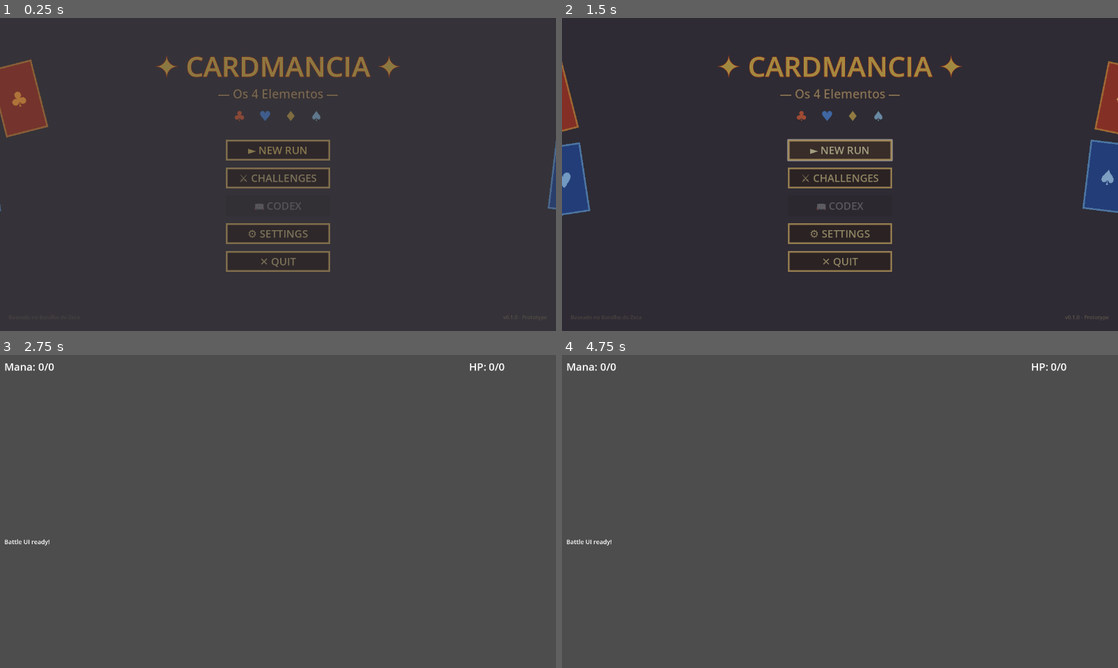
Above: before the commit, frames 1-4 (two rows, left to right).
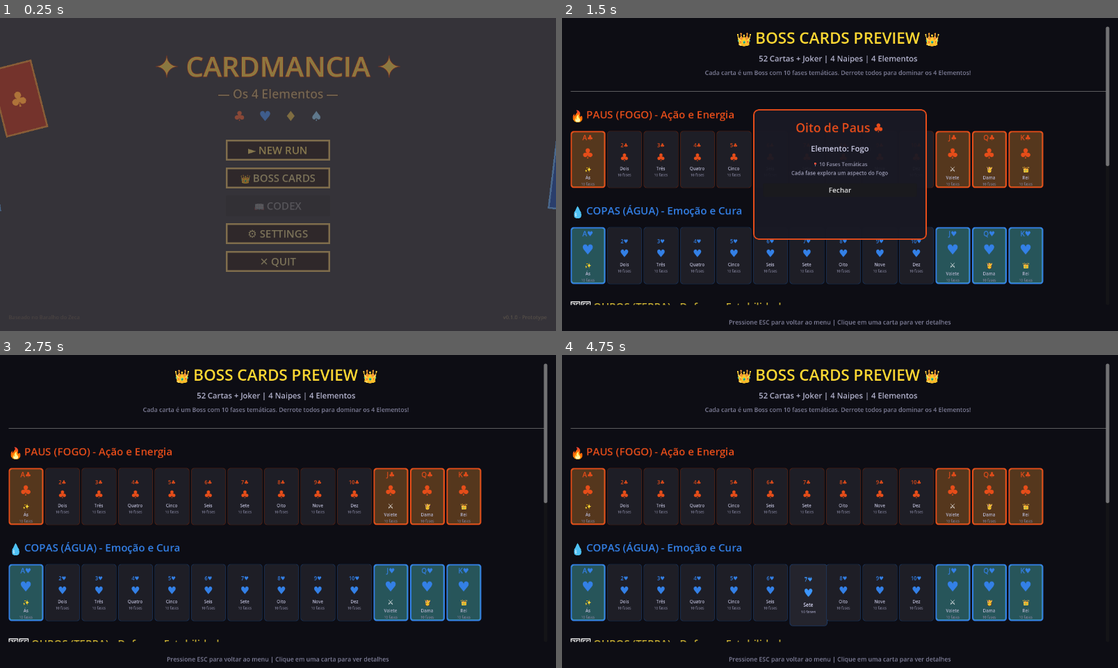
Above: after the commit, the same moments.

Repository: educorplucasmorais-svg/Cardmancia-4-elementos-CARDGAME
Game: Godot game, scene res://res/scenes/MainMenu.tscn
Same seed, same stepped clock (60 frames per second), same inputs: the game is played once before the commit and once after it.
Inputs (mouse positions are in pixels of both pictures, inside the frame that each line leads up to):
- Up to frame 1 (0.25 s): no input
- Up to frame 2 (1.5 s): click "⚔ CHALLENGES" (after the commit: "👑 BOSS CARDS") at 0.5 s; click (840, 149) at 1.25 s, where only the run before the commit has a clickable "► NEW RUN"
- Up to frame 3 (2.75 s): click (278, 527) at 2 s, where only the run after the commit has a clickable "Fechar"
- Up to frame 4 (4.75 s): tap Enter at 2.75 s; move the mouse to (962, 495) at 2.77 s; tap E at 2.85 s; click (962, 495) at 2.92 s; tap Space (ui_select) at 3.02, 4.25 s; click (840, 552) at 3.5 s, where only the run after the commit has a clickable "Fechar"; drag from (728, 527) to (812, 574) at 4.27 s

The runs differ from the first frame. In frame 1, 0.2% of the frame differs, in the area x 43-57%, y 50-53%; in frame 2, 78%; in frame 3, 99%; in frame 4, 99%, in the area x 0-100%, y 0-100%.
Error before the commit: Invalid access to property or key 'process_frame' on a base object of type 'null instance'. (res://res/game/combat/fsm/SetupState.gd:31)

Commit message:
feat: Add Boss Cards Preview with all 52 cards + Joker
- New BossCardsPreview.tscn scene showing all boss cards
- Cards organized by suit: Paus (Fire), Copas (Water), Ouros (Earth), Espadas (Air)
- Each card shows: value, suit symbol, name, phases indicator (10 phases)
- Boss cards (A, J, Q, K) highlighted with special styling and icons
- Joker as the final boss with unique purple styling
- Click on any card to see detailed popup with lore
- Hover effects with scale animation
- MainMenu "Challenges" button renamed to "Boss Cards" and links to preview
- Scroll support for viewing all 53 cards

Co-authored-by: educorplucasmorais-svg <236638709+educorplucasmorais-svg@users.noreply.github.com>

Diff:
--- /dev/null
+++ b/res/scenes/BossCardsPreview.tscn
@@ -0,0 +1,182 @@
+[gd_scene load_steps=2 format=3 uid="uid://boss_cards_preview"]
+
+[ext_resource type="Script" path="res://res/scenes/BossCardsPreviewController.gd" id="1_controller"]
+
+[node name="BossCardsPreview" type="Control"]
+layout_mode = 3
+anchors_preset = 15
+anchor_right = 1.0
+anchor_bottom = 1.0
+script = ExtResource("1_controller")
+
+[node name="Background" type="ColorRect" parent="."]
+layout_mode = 1
+anchors_preset = 15
+anchor_right = 1.0
+anchor_bottom = 1.0
+color = Color(0.05, 0.05, 0.08, 1)
+
+[node name="ScrollContainer" type="ScrollContainer" parent="."]
+layout_mode = 1
+anchors_preset = 15
+anchor_right = 1.0
+anchor_bottom = 1.0
+offset_left = 20.0
+offset_top = 20.0
+offset_right = -20.0
+offset_bottom = -60.0
+
+[node name="MainContent" type="VBoxContainer" parent="ScrollContainer"]
+layout_mode = 2
+size_flags_horizontal = 3
+theme_override_constants/separation = 30
+
+[node name="Header" type="VBoxContainer" parent="ScrollContainer/MainContent"]
+layout_mode = 2
+theme_override_constants/separation = 10
+
+[node name="Title" type="Label" parent="ScrollContainer/MainContent/Header"]
+layout_mode = 2
+text = "👑 BOSS CARDS PREVIEW 👑"
+theme_override_font_sizes/font_size = 36
+theme_override_colors/font_color = Color(1, 0.85, 0.2, 1)
+horizontal_alignment = 1
+
+[node name="Subtitle" type="Label" parent="ScrollContainer/MainContent/Header"]
+layout_mode = 2
+text = "52 Cartas + Joker | 4 Naipes | 4 Elementos"
+theme_override_font_sizes/font_size = 18
+theme_override_colors/font_color = Color(0.7, 0.7, 0.8, 1)
+horizontal_alignment = 1
+
+[node name="Description" type="Label" parent="ScrollContainer/MainContent/Header"]
+layout_mode = 2
+text = "Cada carta é um Boss com 10 fases temáticas. Derrote todos para dominar os 4 Elementos!"
+theme_override_font_sizes/font_size = 14
+theme_override_colors/font_color = Color(0.5, 0.5, 0.6, 1)
+horizontal_alignment = 1
+
+[node name="HSeparator" type="HSeparator" parent="ScrollContainer/MainContent"]
+layout_mode = 2
+
+[node name="FireSection" type="VBoxContainer" parent="ScrollContainer/MainContent"]
+layout_mode = 2
+theme_override_constants/separation = 15
+
+[node name="FireHeader" type="HBoxContainer" parent="ScrollContainer/MainContent/FireSection"]
+layout_mode = 2
+
+[node name="FireIcon" type="Label" parent="ScrollContainer/MainContent/FireSection/FireHeader"]
+layout_mode = 2
+text = "🔥"
+theme_override_font_sizes/font_size = 32
+
+[node name="FireTitle" type="Label" parent="ScrollContainer/MainContent/FireSection/FireHeader"]
+layout_mode = 2
+text = "PAUS (FOGO) - Ação e Energia"
+theme_override_font_sizes/font_size = 24
+theme_override_colors/font_color = Color(0.9, 0.3, 0.1, 1)
+
+[node name="FireCards" type="GridContainer" parent="ScrollContainer/MainContent/FireSection"]
+layout_mode = 2
+columns = 13
+
+[node name="WaterSection" type="VBoxContainer" parent="ScrollContainer/MainContent"]
+layout_mode = 2
+theme_override_constants/separation = 15
+
+[node name="WaterHeader" type="HBoxContainer" parent="ScrollContainer/MainContent/WaterSection"]
+layout_mode = 2
+
+[node name="WaterIcon" type="Label" parent="ScrollContainer/MainContent/WaterSection/WaterHeader"]
+layout_mode = 2
+text = "💧"
+theme_override_font_sizes/font_size = 32
+
+[node name="WaterTitle" type="Label" parent="ScrollContainer/MainContent/WaterSection/WaterHeader"]
+layout_mode = 2
+text = "COPAS (ÁGUA) - Emoção e Cura"
+theme_override_font_sizes/font_size = 24
+theme_override_colors/font_color = Color(0.2, 0.5, 0.9, 1)
+
+[node name="WaterCards" type="GridContainer" parent="ScrollContainer/MainContent/WaterSection"]
+layout_mode = 2
+columns = 13
+
+[node name="EarthSection" type="VBoxContainer" parent="ScrollContainer/MainContent"]
+layout_mode = 2
+theme_override_constants/separation = 15
+
+[node name="EarthHeader" type="HBoxContainer" parent="ScrollContainer/MainContent/EarthSection"]
+layout_mode = 2
+
+[node name="EarthIcon" type="Label" parent="ScrollContainer/MainContent/EarthSection/EarthHeader"]
+layout_mode = 2
+text = "⛰️"
+theme_override_font_sizes/font_size = 32
+
+[node name="EarthTitle" type="Label" parent="ScrollContainer/MainContent/EarthSection/EarthHeader"]
+layout_mode = 2
+text = "OUROS (TERRA) - Defesa e Estabilidade"
+theme_override_font_sizes/font_size = 24
+theme_override_colors/font_color = Color(0.8, 0.7, 0.2, 1)
+
+[node name="EarthCards" type="GridContainer" parent="ScrollContainer/MainContent/EarthSection"]
+layout_mode = 2
+columns = 13
+
+[node name="AirSection" type="VBoxContainer" parent="ScrollContainer/MainContent"]
+layout_mode = 2
+theme_override_constants/separation = 15
+
+[node name="AirHeader" type="HBoxContainer" parent="ScrollContainer/MainContent/AirSection"]
+layout_mode = 2
+
+[node name="AirIcon" type="Label" parent="ScrollContainer/MainContent/AirSection/AirHeader"]
+layout_mode = 2
+text = "💨"
+theme_override_font_sizes/font_size = 32
+
+[node name="AirTitle" type="Label" parent="ScrollContainer/MainContent/AirSection/AirHeader"]
+layout_mode = 2
+text = "ESPADAS (AR) - Intelecto e Estratégia"
+theme_override_font_sizes/font_size = 24
+theme_override_colors/font_color = Color(0.4, 0.8, 0.9, 1)
+
+[node name="AirCards" type="GridContainer" parent="ScrollContainer/MainContent/AirSection"]
+layout_mode = 2
+columns = 13
+
+[node name="JokerSection" type="VBoxContainer" parent="ScrollContainer/MainContent"]
+layout_mode = 2
+theme_override_constants/separation = 15
+
+[node name="JokerHeader" type="HBoxContainer" parent="ScrollContainer/MainContent/JokerSection"]
+layout_mode = 2
+
+[node name="JokerIcon" type="Label" parent="ScrollContainer/MainContent/JokerSection/JokerHeader"]
+layout_mode = 2
+text = "🃏"
+theme_override_font_sizes/font_size = 32
+
+[node name="JokerTitle" type="Label" parent="ScrollContainer/MainContent/JokerSection/JokerHeader"]
+layout_mode = 2
+text = "JOKER - O Coringa do Destino"
+theme_override_font_sizes/font_size = 24
+theme_override_colors/font_color = Color(0.9, 0.2, 0.9, 1)
+
+[node name="JokerCards" type="HBoxContainer" parent="ScrollContainer/MainContent/JokerSection"]
+layout_mode = 2
+
+[node name="Footer" type="Label" parent="."]
+layout_mode = 1
+anchors_preset = 12
+anchor_top = 1.0
+anchor_right = 1.0
+anchor_bottom = 1.0
+offset_top = -40.0
+text = "Pressione ESC para voltar ao menu | Clique em uma carta para ver detalhes"
+theme_override_font_sizes/font_size = 14
+theme_override_colors/font_color = Color(0.5, 0.5, 0.6, 1)
+horizontal_alignment = 1
+vertical_alignment = 1
--- /dev/null
+++ b/res/scenes/BossCardsPreviewController.gd
@@ -0,0 +1,321 @@
+# res://res/scenes/BossCardsPreviewController.gd
+# Controller para preview das cartas Boss
+# Mostra todas as 52 cartas + Joker organizadas por naipe
+
+extends Control
+
+# ============ CONSTANTS ============
+const CARD_VALUES: Array = ["A", "2", "3", "4", "5", "6", "7", "8", "9", "10", "J", "Q", "K"]
+const CARD_NAMES: Array = ["Ás", "Dois", "Três", "Quatro", "Cinco", "Seis", "Sete", "Oito", "Nove", "Dez", "Valete", "Dama", "Rei"]
+
+# Naipes e seus elementos
+const SUITS: Dictionary = {
+	"clubs": {
+		"name": "Paus",
+		"element": "Fogo",
+		"symbol": "♣",
+		"color": Color(0.9, 0.3, 0.1, 1),  # Vermelho fogo
+		"bg_color": Color(0.9, 0.3, 0.1, 0.15)
+	},
+	"hearts": {
+		"name": "Copas",
+		"element": "Água",
+		"symbol": "♥",
+		"color": Color(0.2, 0.5, 0.9, 1),  # Azul água
+		"bg_color": Color(0.2, 0.5, 0.9, 0.15)
+	},
+	"diamonds": {
+		"name": "Ouros",
+		"element": "Terra",
+		"symbol": "♦",
+		"color": Color(0.8, 0.7, 0.2, 1),  # Dourado terra
+		"bg_color": Color(0.8, 0.7, 0.2, 0.15)
+	},
+	"spades": {
+		"name": "Espadas",
+		"element": "Ar",
+		"symbol": "♠",
+		"color": Color(0.4, 0.8, 0.9, 1),  # Ciano ar
+		"bg_color": Color(0.4, 0.8, 0.9, 0.15)
+	}
+}
+
+# Boss card descriptions (figuras e ás)
+const BOSS_LORE: Dictionary = {
+	"A": "O Início - Poder primordial do elemento",
+	"J": "O Guardião - Protetor do reino elemental",
+	"Q": "A Soberana - Mestre da magia elemental",
+	"K": "O Rei Supremo - Dominador absoluto do elemento"
+}
+
+# ============ NODE REFERENCES ============
+@onready var fire_cards: GridContainer = $ScrollContainer/MainContent/FireSection/FireCards
+@onready var water_cards: GridContainer = $ScrollContainer/MainContent/WaterSection/WaterCards
+@onready var earth_cards: GridContainer = $ScrollContainer/MainContent/EarthSection/EarthCards
+@onready var air_cards: GridContainer = $ScrollContainer/MainContent/AirSection/AirCards
+@onready var joker_cards: HBoxContainer = $ScrollContainer/MainContent/JokerSection/JokerCards
+
+var selected_card: Control = null
+
+func _ready() -> void:
+	_generate_all_cards()
+	print("[BossCardsPreview] Preview loaded with 53 cards!")
+
+func _generate_all_cards() -> void:
+	# Generate cards for each suit
+	_generate_suit_cards("clubs", fire_cards)
+	_generate_suit_cards("hearts", water_cards)
+	_generate_suit_cards("diamonds", earth_cards)
+	_generate_suit_cards("spades", air_cards)
+
+	# Generate Joker
+	_generate_joker()
+
+func _generate_suit_cards(suit_key: String, container: GridContainer) -> void:
+	var suit_data: Dictionary = SUITS[suit_key]
+
+	for i in range(13):
+		var card_value: String = CARD_VALUES[i]
+		var card_name: String = CARD_NAMES[i]
+		var is_boss: bool = card_value in ["A", "J", "Q", "K"]
+
+		var card_panel: PanelContainer = _create_card_visual(
+			card_value,
+			card_name,
+			suit_data,
+			is_boss,
+			i + 1  # Card number 1-13
+		)
+		container.add_child(card_panel)
+
+func _create_card_visual(value: String, name: String, suit_data: Dictionary, is_boss: bool, number: int) -> PanelContainer:
+	var panel: PanelContainer = PanelContainer.new()
+	panel.custom_minimum_size = Vector2(80, 110)
+
+	# Style based on boss status
+	var style: StyleBoxFlat = StyleBoxFlat.new()
+	if is_boss:
+		style.bg_color = suit_data.bg_color * 2  # Brighter for bosses
+		style.border_color = suit_data.color
+		style.border_width_left = 3
+		style.border_width_top = 3
+		style.border_width_right = 3
+		style.border_width_bottom = 3
+	else:
+		style.bg_color = Color(0.12, 0.12, 0.15, 1)
+		style.border_color = suit_data.color * 0.6
+		style.border_width_left = 1
+		style.border_width_top = 1
+		style.border_width_right = 1
+		style.border_width_bottom = 1
+
+	style.corner_radius_top_left = 6
+	style.corner_radius_top_right = 6
+	style.corner_radius_bottom_right = 6
+	style.corner_radius_bottom_left = 6
+	panel.add_theme_stylebox_override("panel", style)
+
+	# Content container
+	var vbox: VBoxContainer = VBoxContainer.new()
+	vbox.alignment = BoxContainer.ALIGNMENT_CENTER
+	vbox.add_theme_constant_override("separation", 2)
+	panel.add_child(vbox)
+
+	# Top row: Value + Suit symbol
+	var top_label: Label = Label.new()
+	top_label.text = value + suit_data.symbol
+	top_label.add_theme_font_size_override("font_size", 16 if is_boss else 12)
+	top_label.add_theme_color_override("font_color", suit_data.color)
+	top_label.horizontal_alignment = HORIZONTAL_ALIGNMENT_CENTER
+	vbox.add_child(top_label)
+
+	# Center: Large suit symbol
+	var center_label: Label = Label.new()
+	center_label.text = suit_data.symbol
+	center_label.add_theme_font_size_override("font_size", 32 if is_boss else 24)
+	center_label.add_theme_color_override("font_color", suit_data.color)
+	center_label.horizontal_alignment = HORIZONTAL_ALIGNMENT_CENTER
+	vbox.add_child(center_label)
+
+	# Boss crown indicator
+	if is_boss:
+		var crown_label: Label = Label.new()
+		crown_label.text = "👑" if value == "K" else ("👸" if value == "Q" else ("⚔️" if value == "J" else "✨"))
+		crown_label.add_theme_font_size_override("font_size", 16)
+		crown_label.horizontal_alignment = HORIZONTAL_ALIGNMENT_CENTER
+		vbox.add_child(crown_label)
+
+	# Card name
+	var name_label: Label = Label.new()
+	name_label.text = name
+	name_label.add_theme_font_size_override("font_size", 10)
+	name_label.add_theme_color_override("font_color", Color(0.7, 0.7, 0.8, 1))
+	name_label.horizontal_alignment = HORIZONTAL_ALIGNMENT_CENTER
+	vbox.add_child(name_label)
+
+	# Phases indicator
+	var phases_label: Label = Label.new()
+	phases_label.text = "10 fases"
+	phases_label.add_theme_font_size_override("font_size", 8)
+	phases_label.add_theme_color_override("font_color", Color(0.5, 0.5, 0.6, 1))
+	phases_label.horizontal_alignment = HORIZONTAL_ALIGNMENT_CENTER
+	vbox.add_child(phases_label)
+
+	# Make interactive
+	panel.mouse_filter = Control.MOUSE_FILTER_STOP
+	panel.gui_input.connect(_on_card_clicked.bind(panel, value, name, suit_data, is_boss))
+
+	# Hover effect
+	panel.mouse_entered.connect(_on_card_hover.bind(panel, true))
+	panel.mouse_exited.connect(_on_card_hover.bind(panel, false))
+
+	return panel
+
+func _generate_joker() -> void:
+	var joker_panel: PanelContainer = PanelContainer.new()
+	joker_panel.custom_minimum_size = Vector2(120, 160)
+
+	var style: StyleBoxFlat = StyleBoxFlat.new()
+	style.bg_color = Color(0.4, 0.1, 0.4, 0.5)
+	style.border_color = Color(0.9, 0.2, 0.9, 1)
+	style.border_width_left = 4
+	style.border_width_top = 4
+	style.border_width_right = 4
+	style.border_width_bottom = 4
+	style.corner_radius_top_left = 8
+	style.corner_radius_top_right = 8
+	style.corner_radius_bottom_right = 8
+	style.corner_radius_bottom_left = 8
+	joker_panel.add_theme_stylebox_override("panel", style)
+
+	var vbox: VBoxContainer = VBoxContainer.new()
+	vbox.alignment = BoxContainer.ALIGNMENT_CENTER
+	vbox.add_theme_constant_override("separation", 5)
+	joker_panel.add_child(vbox)
+
+	var icon: Label = Label.new()
+	icon.text = "🃏"
+	icon.add_theme_font_size_override("font_size", 48)
+	icon.horizontal_alignment = HORIZONTAL_ALIGNMENT_CENTER
+	vbox.add_child(icon)
+
+	var title: Label = Label.new()
+	title.text = "JOKER"
+	title.add_theme_font_size_override("font_size", 20)
+	title.add_theme_color_override("font_color", Color(0.9, 0.2, 0.9, 1))
+	title.horizontal_alignment = HORIZONTAL_ALIGNMENT_CENTER
+	vbox.add_child(title)
+
+	var desc: Label = Label.new()
+	desc.text = "O Coringa\nBoss Final"
+	desc.add_theme_font_size_override("font_size", 12)
+	desc.add_theme_color_override("font_color", Color(0.7, 0.7, 0.8, 1))
+	desc.horizontal_alignment = HORIZONTAL_ALIGNMENT_CENTER
+	vbox.add_child(desc)
+
+	var phases: Label = Label.new()
+	phases.text = "10 fases épicas"
+	phases.add_theme_font_size_override("font_size", 10)
+	phases.add_theme_color_override("font_color", Color(0.5, 0.5, 0.6, 1))
+	phases.horizontal_alignment = HORIZONTAL_ALIGNMENT_CENTER
+	vbox.add_child(phases)
+
+	joker_cards.add_child(joker_panel)
+
+	# Add spacing panels to center the joker
+	var spacer1: Control = Control.new()
+	spacer1.size_flags_horizontal = Control.SIZE_EXPAND_FILL
+	joker_cards.add_child(spacer1)
+	joker_cards.move_child(spacer1, 0)
+
+	var spacer2: Control = Control.new()
+	spacer2.size_flags_horizontal = Control.SIZE_EXPAND_FILL
+	joker_cards.add_child(spacer2)
+
+func _on_card_hover(panel: PanelContainer, hovering: bool) -> void:
+	var tween: Tween = create_tween()
+	if hovering:
+		tween.tween_property(panel, "scale", Vector2(1.1, 1.1), 0.15)
+		tween.parallel().tween_property(panel, "modulate", Color(1.2, 1.2, 1.2, 1), 0.15)
+	else:
+		tween.tween_property(panel, "scale", Vector2(1.0, 1.0), 0.15)
+		tween.parallel().tween_property(panel, "modulate", Color(1.0, 1.0, 1.0, 1), 0.15)
+
+func _on_card_clicked(event: InputEvent, panel: PanelContainer, value: String, name: String, suit_data: Dictionary, is_boss: bool) -> void:
+	if event is InputEventMouseButton and event.pressed and event.button_index == MOUSE_BUTTON_LEFT:
+		_show_card_details(value, name, suit_data, is_boss)
+
+func _show_card_details(value: String, name: String, suit_data: Dictionary, is_boss: bool) -> void:
+	# Create popup with card details
+	var popup: PopupPanel = PopupPanel.new()
+	popup.size = Vector2(400, 300)
+
+	var style: StyleBoxFlat = StyleBoxFlat.new()
+	style.bg_color = Color(0.1, 0.1, 0.15, 0.95)
+	style.border_color = suit_data.color
+	style.border_width_left = 3
+	style.border_width_top = 3
+	style.border_width_right = 3
+	style.border_width_bottom = 3
+	style.corner_radius_top_left = 12
+	style.corner_radius_top_right = 12
+	style.corner_radius_bottom_right = 12
+	style.corner_radius_bottom_left = 12
+	popup.add_theme_stylebox_override("panel", style)
+
+	var margin: MarginContainer = MarginContainer.new()
+	margin.add_theme_constant_override("margin_left", 20)
+	margin.add_theme_constant_override("margin_right", 20)
+	margin.add_theme_constant_override("margin_top", 20)
+	margin.add_theme_constant_override("margin_bottom", 20)
+	popup.add_child(margin)
+
+	var vbox: VBoxContainer = VBoxContainer.new()
+	vbox.add_theme_constant_override("separation", 15)
+	margin.add_child(vbox)
+
+	# Title
+	var title: Label = Label.new()
+	title.text = "%s de %s %s" % [name, suit_data.name, suit_data.symbol]
+	title.add_theme_font_size_override("font_size", 28)
+	title.add_theme_color_override("font_color", suit_data.color)
+	title.horizontal_alignment = HORIZONTAL_ALIGNMENT_CENTER
+	vbox.add_child(title)
+
+	# Element
+	var element: Label = Label.new()
+	element.text = "Elemento: %s" % suit_data.element
+	element.add_theme_font_size_override("font_size", 18)
+	element.add_theme_color_override("font_color", Color(0.8, 0.8, 0.9, 1))
+	element.horizontal_alignment = HORIZONTAL_ALIGNMENT_CENTER
+	vbox.add_child(element)
+
+	# Boss status
+	if is_boss:
+		var boss_info: Label = Label.new()
+		boss_info.text = "👑 BOSS CARD 👑\n%s" % BOSS_LORE.get(value, "Carta poderosa do elemento")
+		boss_info.add_theme_font_size_override("font_size", 14)
+		boss_info.add_theme_color_override("font_color", Color(1, 0.85, 0.2, 1))
+		boss_info.horizontal_alignment = HORIZONTAL_ALIGNMENT_CENTER
+		vbox.add_child(boss_info)
+
+	# Phases info
+	var phases_info: Label = Label.new()
+	phases_info.text = "📍 10 Fases Temáticas\nCada fase explora um aspecto do %s" % suit_data.element
+	phases_info.add_theme_font_size_override("font_size", 12)
+	phases_info.add_theme_color_override("font_color", Color(0.6, 0.6, 0.7, 1))
+	phases_info.horizontal_alignment = HORIZONTAL_ALIGNMENT_CENTER
+	vbox.add_child(phases_info)
+
+	# Close button
+	var close_btn: Button = Button.new()
+	close_btn.text = "Fechar"
+	close_btn.pressed.connect(popup.queue_free)
+	vbox.add_child(close_btn)
+
+	add_child(popup)
+	popup.popup_centered()
+
+func _input(event: InputEvent) -> void:
+	if event.is_action_pressed("ui_cancel"):
+		get_tree().change_scene_to_file("res://res/scenes/MainMenu.tscn")
--- a/res/scenes/MainMenu.tscn
+++ b/res/scenes/MainMenu.tscn
@@ -307,7 +307,7 @@
 theme_override_font_sizes/font_size = 24
 theme_override_styles/normal = SubResource("StyleBoxFlat_button")
 theme_override_styles/hover = SubResource("StyleBoxFlat_button_hover")
-text = "⚔ CHALLENGES"
+text = "👑 BOSS CARDS"
 
 [node name="CodexButton" type="Button" parent="MenuButtons"]
 custom_minimum_size = Vector2(240, 48)
--- a/res/ui/MainMenu.gd
+++ b/res/ui/MainMenu.gd
@@ -63,7 +63,8 @@
 	_transition_to_scene("res://res/scenes/Main.tscn")
 
 func _on_challenges_pressed() -> void:
-	print("[MainMenu] Desafios ainda não implementados")
+	print("[MainMenu] Abrindo preview dos Boss Cards...")
+	_transition_to_scene("res://res/scenes/BossCardsPreview.tscn")
 
 func _on_settings_pressed() -> void:
 	print("[MainMenu] Configurações ainda não implementadas")
